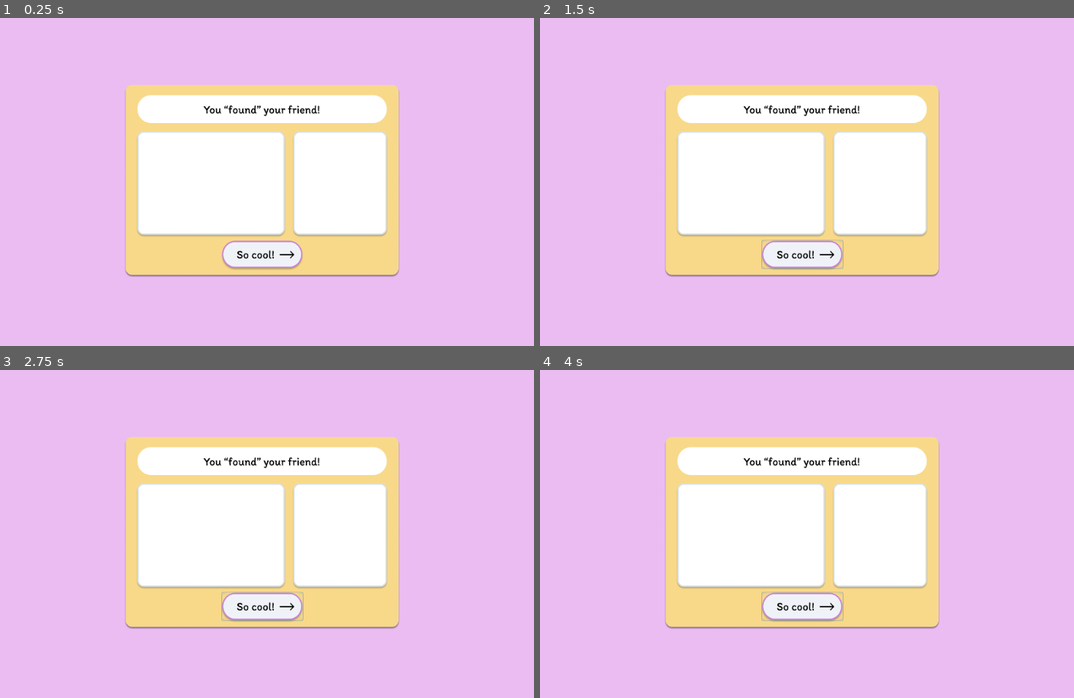
Above: before the commit, frames 1-4 (two rows, left to right).
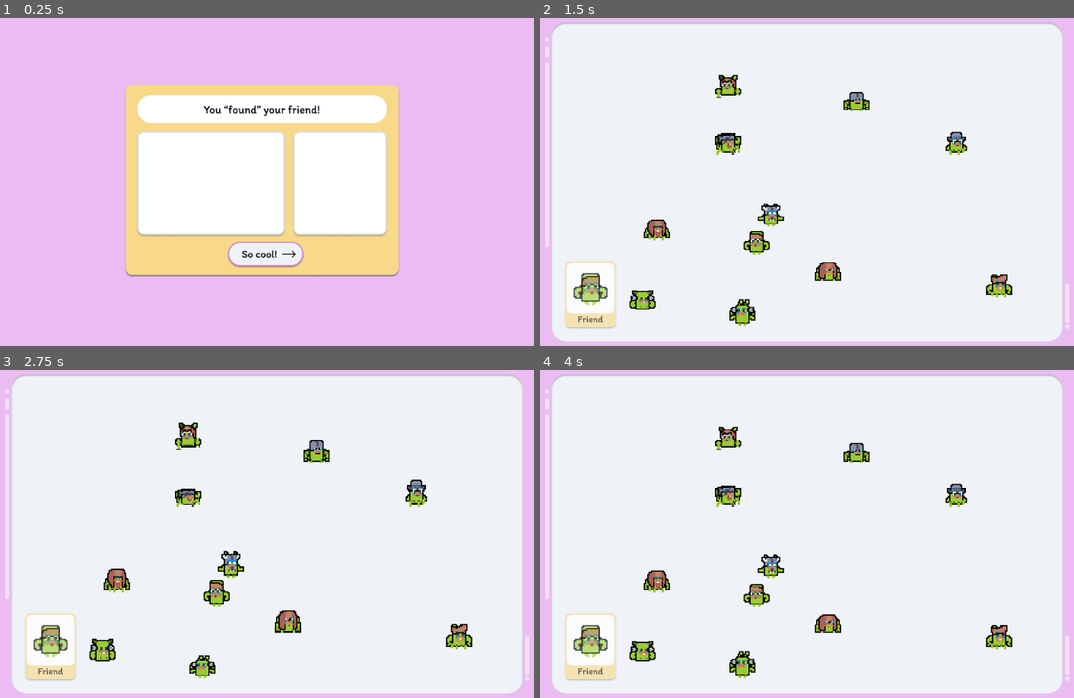
Above: after the commit, the same moments.

Repository: brettkolodny/find-your-friend
Game: Godot game, scene res://Scenes/LevelWinScreen/LevelWinScreen.tscn
Two runs of this game, one before a commit and one after it. Both use one fixed random seed, a clock stepped at 60 frames per second and the inputs below. This scene is started directly instead of the project's main scene.
Inputs (mouse positions are in pixels of both pictures, inside the frame that each line leads up to):
- Up to frame 1 (0.25 s): no input
- Up to frame 2 (1.5 s): click (801, 254) at 0.52 s; click (801, 254) at 1.27 s
- Up to frame 3 (2.75 s): click (261, 606) at 2.02 s
- Up to frame 4 (4 s): move the mouse to (753, 537) at 2.77 s; move the mouse to (678, 550) at 3.52 s

The runs differ from the first frame. In frame 1, 0.6% of the frame differs, in the area x 41-57%, y 67-77%; in frame 2, 76%; in frame 3, 76%, in the area x 0-100%, y 1-99%; in frame 4, 76%.
Error in both runs: Invalid operands 'Nil' and 'int' in operator '/'. (res://Scenes/LevelWinScreen/Assets/enterReasons.gd:14)

Commit message:
Added texture button and new level to win screen

Diff:
--- a/Scenes/LevelWinScreen/Assets/enterReasons.gd
+++ b/Scenes/LevelWinScreen/Assets/enterReasons.gd
@@ -30,3 +30,8 @@
 func _on_Button_pressed():
 	#Go to new scene?
 	pass # Replace with function body.
+
+
+func _on_TextureButton_pressed():
+	Global.next_level()
+	pass # Replace with function body.
--- a/Scenes/LevelWinScreen/LevelWinScreen.tscn
+++ b/Scenes/LevelWinScreen/LevelWinScreen.tscn
@@ -1,8 +1,9 @@
-[gd_scene load_steps=5 format=2]
+[gd_scene load_steps=6 format=2]
 
 [ext_resource path="res://Scenes/LevelWinScreen/Assets/Friend Found.png" type="Texture" id=1]
 [ext_resource path="res://Scenes/LoseScreen/loseText.gd" type="Script" id=2]
 [ext_resource path="res://Scenes/LevelWinScreen/Assets/enterReasons.gd" type="Script" id=3]
+[ext_resource path="res://Scenes/LevelWinScreen/Assets/soCool.png" type="Texture" id=4]
 
 [sub_resource type="RichTextEffect" id=1]
 script = ExtResource( 2 )
@@ -17,17 +18,6 @@
 margin_bottom = 1082.0
 rect_scale = Vector2( 0.532, 0.553 )
 texture = ExtResource( 1 )
-__meta__ = {
-"_edit_use_anchors_": false
-}
-
-[node name="Button" type="Button" parent="."]
-margin_left = 443.0
-margin_top = 402.0
-margin_right = 581.0
-margin_bottom = 451.0
-shortcut_in_tooltip = false
-flat = true
 __meta__ = {
 "_edit_use_anchors_": false
 }
@@ -48,4 +38,25 @@
 "_edit_use_anchors_": false
 }
 
-[connection signal="pressed" from="Button" to="RichTextLabel" method="_on_Button_pressed"]
+[node name="ColorRect" type="ColorRect" parent="."]
+margin_left = 440.0
+margin_top = 399.0
+margin_right = 638.0
+margin_bottom = 455.0
+color = Color( 0.976471, 0.854902, 0.545098, 1 )
+__meta__ = {
+"_edit_use_anchors_": false
+}
+
+[node name="TextureButton" type="TextureButton" parent="."]
+margin_left = 452.0
+margin_top = 405.0
+margin_right = 714.0
+margin_bottom = 496.0
+rect_scale = Vector2( 0.5, 0.5 )
+texture_normal = ExtResource( 4 )
+__meta__ = {
+"_edit_use_anchors_": false
+}
+
+[connection signal="pressed" from="TextureButton" to="RichTextLabel" method="_on_TextureButton_pressed"]
Binary file added: Scenes/LevelWinScreen/Assets/soCool.png
Not shown, added: Scenes/LevelWinScreen/Assets/soCool.png.import
